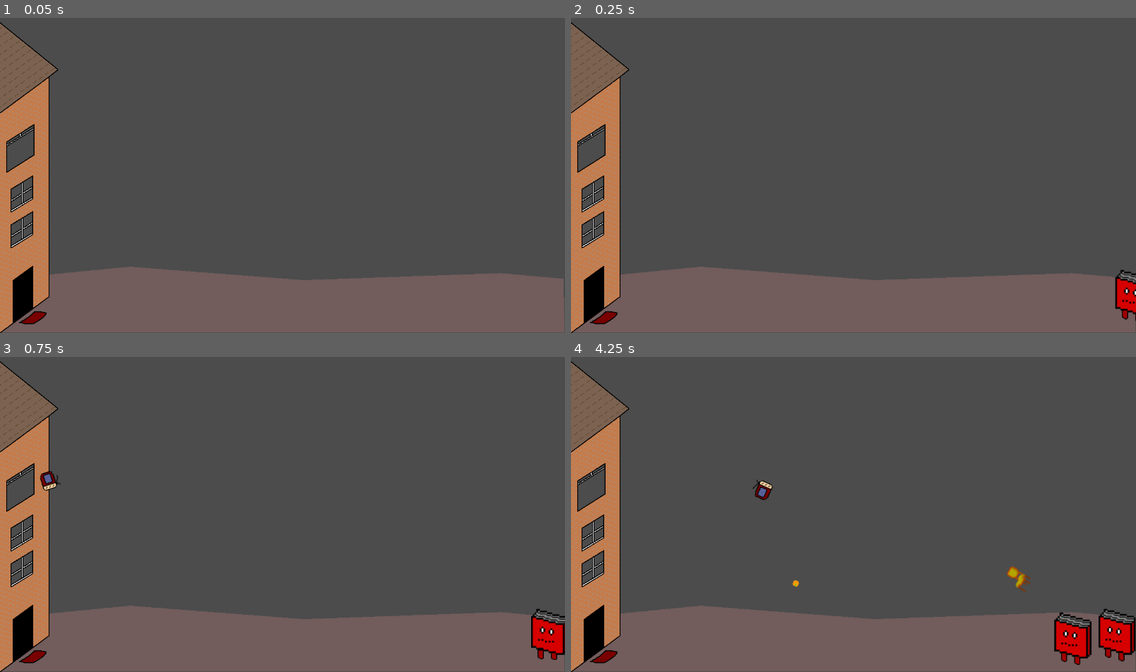
Above: before the commit, frames 1-4 (two rows, left to right).
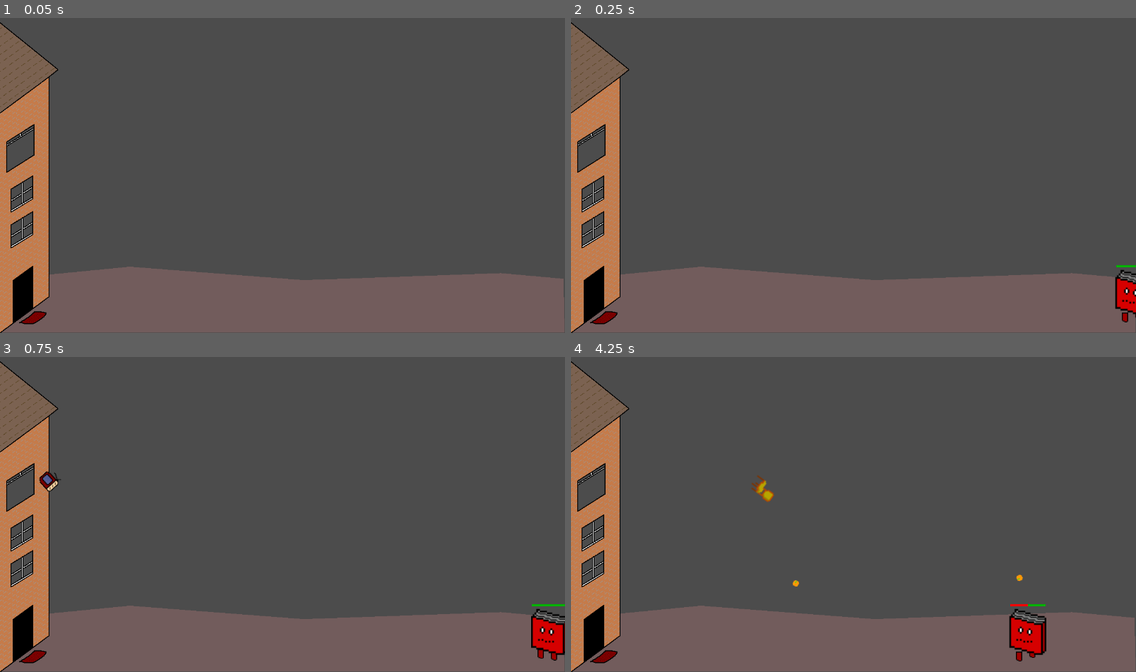
Above: after the commit, the same moments.

Repository: Boyquotes/unnamed_godot
Game: Godot game, scene res://Game.tscn
Same seed, same stepped clock (60 frames per second), same inputs: the game is played once before the commit and once after it.
Inputs (mouse positions are in pixels of both pictures, inside the frame that each line leads up to):
- Up to frame 1 (0.05 s): no input
- Up to frame 2 (0.25 s): no input
- Up to frame 3 (0.75 s): move the mouse to (406, 498) at 0.52 s; press the mouse at (406, 498) at 0.53 s
- Up to frame 4 (4.25 s): move the mouse to (740, 530) at 1.27 s; release the mouse at (740, 530) at 1.28 s; click (740, 530) at 1.35 s; move the mouse to (910, 442) at 2.02 s; press the mouse at (910, 442) at 2.03 s; move the mouse to (825, 577) at 2.77 s; release the mouse at (825, 577) at 2.78 s; click (825, 577) at 2.85 s; move the mouse to (1023, 561) at 3.52 s; press the mouse at (1023, 561) at 3.53 s

Frame 1 is identical in both runs. In frame 2, less than 0.1% of the frame differs, in the area x 96-100%, y 78-97%; in frame 3, 0.2%; in frame 4, 2.9%, in the area x 31-100%, y 37-98%.

Commit message:
Added health to enemies

Diff:
--- a/Book.tscn
+++ b/Book.tscn
@@ -26,3 +26,9 @@
 
 [node name="CollisionShape2D" type="CollisionShape2D" parent="."]
 shape = SubResource( 1 )
+
+[node name="Line2D" type="Line2D" parent="."]
+position = Vector2( -140.308, -70.9957 )
+points = PoolVector2Array( 100, 10, 180, 10 )
+width = 5.0
+default_color = Color( 0, 0.701961, 0, 1 )
--- a/Game.tscn
+++ b/Game.tscn
@@ -3,7 +3,7 @@
 [ext_resource path="res://Book.tscn" type="PackedScene" id=1]
 [ext_resource path="res://Projectile.tscn" type="PackedScene" id=2]
 [ext_resource path="res://src/Main.gd" type="Script" id=3]
-[ext_resource path="res://src/Catapult.gd" type="Script" id=4]
+[ext_resource path="res://src/yeet.gd" type="Script" id=4]
 [ext_resource path="res://resources/House_side.png" type="Texture" id=5]
 [ext_resource path="res://resources/House.png" type="Texture" id=6]
 
--- a/src/Book.gd
+++ b/src/Book.gd
@@ -1,15 +1,44 @@
 extends Area2D
 
 var time = 0;
+var health = 10;
+
+var sprite;
+var hp;
+var hp_damage;
 
 func _ready():
 	monitorable = true;
+	sprite = get_children()[0];
+	hp = get_children()[2];
 
 func _process(_delta):
 	self.translate(Vector2(-1,0));
 
 	time += 1;
-	var movement = Vector2(0, sin(time));
+	var movement = Vector2(0, sin(0.5 * time));
 	for child in get_children()[0].get_children():
 		child.translate(movement);
 		movement = movement * -1
+
+func take_damage(damage):
+	health -= damage;
+	if(damage > 0):
+		if !hp_damage:
+			hp_damage = Line2D.new();
+			hp_damage.width = 5;
+			hp_damage.default_color = Color(1,0,0);
+			hp_damage.points = [Vector2(100,10), Vector2(100,10)];
+			hp.add_child(hp_damage);
+		hp_damage.points[1] = Vector2(min(180, 100 + (8 * (10 - health))),10);
+	if(health <= 0):
+		self.die();
+
+func die():
+	set_process(false);
+	while sprite.modulate.a > 0:
+		var opacity = sprite.modulate.a - 0.1;
+		sprite.modulate.a = opacity
+		hp.modulate.a = opacity
+		yield(get_tree(), "idle_frame");
+	self.queue_free();
--- a/src/Main.gd
+++ b/src/Main.gd
@@ -1,15 +1,20 @@
 extends Node2D
 
 var spawn_time = 10;
+var game_time = 0
+var spawned = 0;
 export (PackedScene) var Book;
 
 func _process(_delta):
+	game_time += 1
 	spawn_time -= 1
-	if spawn_time == 0:
+	if spawn_time <= 0 && spawned < 15:
 		spawn_book();
-		spawn_time = 80 + randi() % 30;
+		spawn_time = max(80, 500 - (0.2 * game_time));
+		print(spawn_time);
 
 func spawn_book():
+	spawned += 1;
 	var enemy = Book.instance();
 
 	var window_size = get_viewport_rect().size;
--- a/src/Projectile.gd
+++ b/src/Projectile.gd
@@ -2,6 +2,7 @@
 
 var rotation_value = 0;
 var movement = Vector2(0,0);
+var damage = 0;
 
 func _process(_delta):
 	self.rotation_degrees = self.rotation_degrees + rotation_value;
@@ -10,11 +11,12 @@
 	if self.global_position.x > 50:
 		self.z_index = 3;
 
-func set_init_values(rotate_value, mouse_value):
+func set_init_values(rotate_value, mouse_value, damage_value):
 	rotation_value = rotate_value;
 	movement = Vector2(mouse_value.x * 0.01, (720 - mouse_value.y) * -0.01);
+	damage = damage_value;
 
 func _on_Projectile_area_entered(area):
 	if area.is_in_group('enemies'):
-		area.queue_free();
+		area.take_damage(damage);
 	self.queue_free();
--- a/src/Catapult.gd
+++ b/src/yeet.gd
@@ -9,22 +9,17 @@
 func _input(_event):
 	if !active && Input.is_action_pressed("mouse_click"):
 		active = true;
-		var mouse = get_global_mouse_position();
 		var projectile = randi() % 5;
-		var object : Area2D;
 		match projectile:
-			0: object = create_projectile('apple');
-			1: object = create_projectile('orange');
-			2: object = create_projectile('burger');
-			3: object = create_projectile('television');
-			4: object = create_projectile('chair');
-		var position_node : Position2D = get_child(1);
-		object.global_position = position_node.global_position;
-		object.set_init_values(randi() % 8 + 2, mouse);
+			0: create_projectile('apple', 1);
+			1: create_projectile('orange', 1);
+			2: create_projectile('burger', 3);
+			3: create_projectile('television', 5);
+			4: create_projectile('chair', 5);
 		yield(get_tree().create_timer(0.5),"timeout");
 		active = false;
 
-func create_projectile(resource):
+func create_projectile(resource, damage):
 	var projectile = Projectile.instance();
 	for child in projectile.get_children():
 		if child is Sprite:
@@ -35,4 +30,8 @@
 			else:
 				child.apply_scale(Vector2(2,2));
 	get_parent().add_child(projectile);
+	var position_node : Position2D = get_child(1);
+	projectile.global_position = position_node.global_position;
+	var mouse = get_global_mouse_position();
+	projectile.set_init_values(randi() % 8 + 2, mouse, damage);
 	return projectile;
